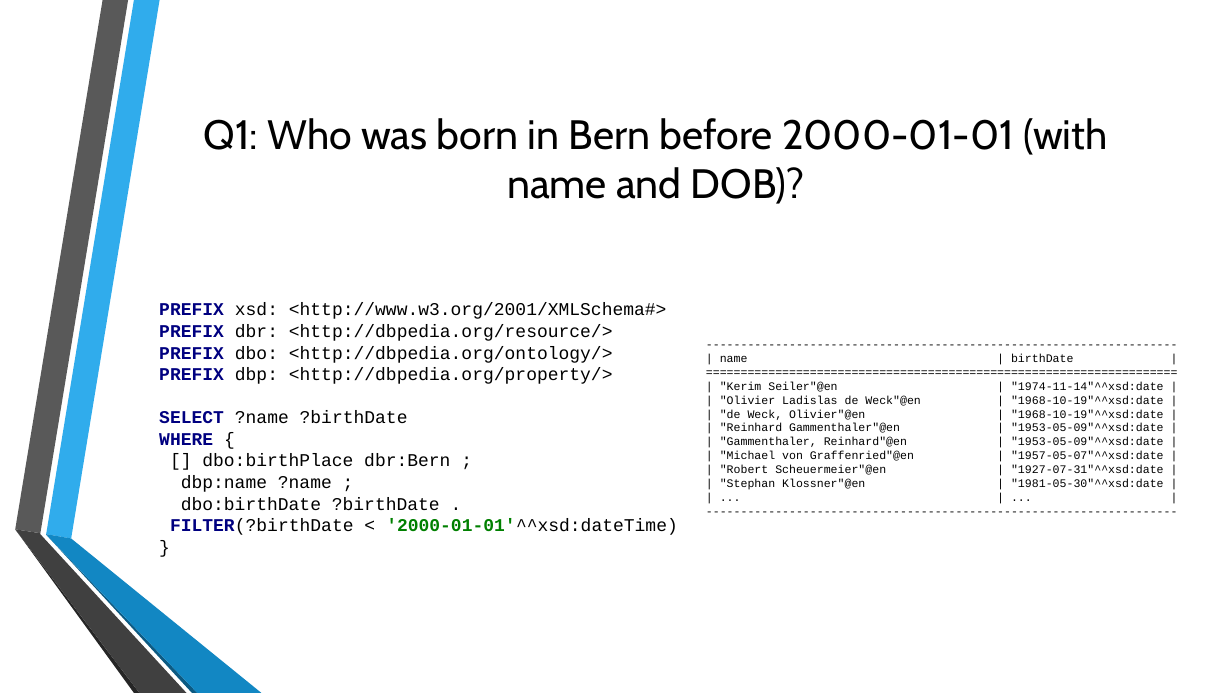
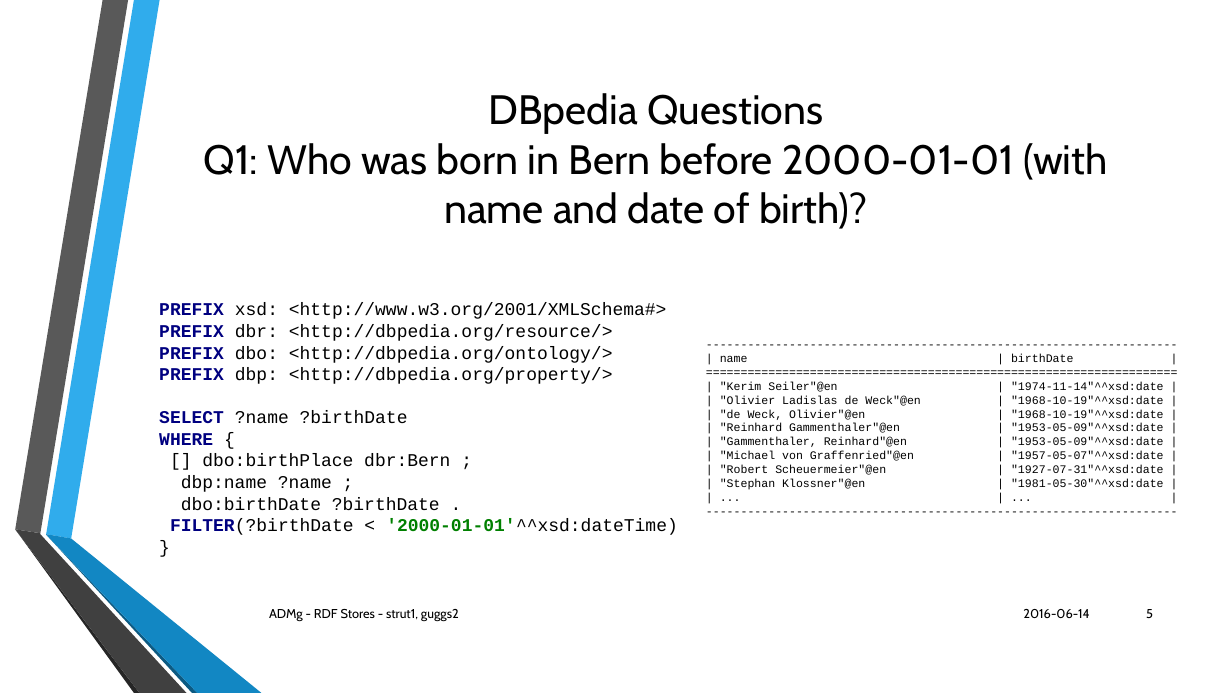
Before and after one commit to StrubT/ADMgRDFStores, a slide deck: slide 5 of presentation.pptx. Drawn at 1232x693 pixels with LibreOffice and Linux fonts; fonts in the diff are those of the drawing; background and template pictures are left out. Boxes give left, top, right and bottom in pixels: in the first picture for what was removed or moved away, otherwise in the second. Text is boxed around its words. In the diff, an @@ line names an element or a change of style, - is before the commit and + after.

```diff
--- a/presentation.pptx
+++ b/presentation.pptx
@@ title at (204, 93, 1107, 229): text changed @@
-Q1: Who was born in Bern before 2000-01-01 (with name and DOB)?
+DBpedia Questions
+Q1: Who was born in Bern before 2000-01-01 (with name and date of birth)?
@@ text added at (269, 609, 459, 622), 10 pt, text #000000 @@
+ADMg - RDF Stores - strut1, guggs2
@@ text added at (1023, 609, 1089, 618), 10 pt, text #000000 @@
+2016-06-14
@@ page number added at (1146, 609, 1153, 618), 10 pt, text #000000 @@
+5
```
Also in this commit, not shown: 8 other slides changed, 1 other file.
